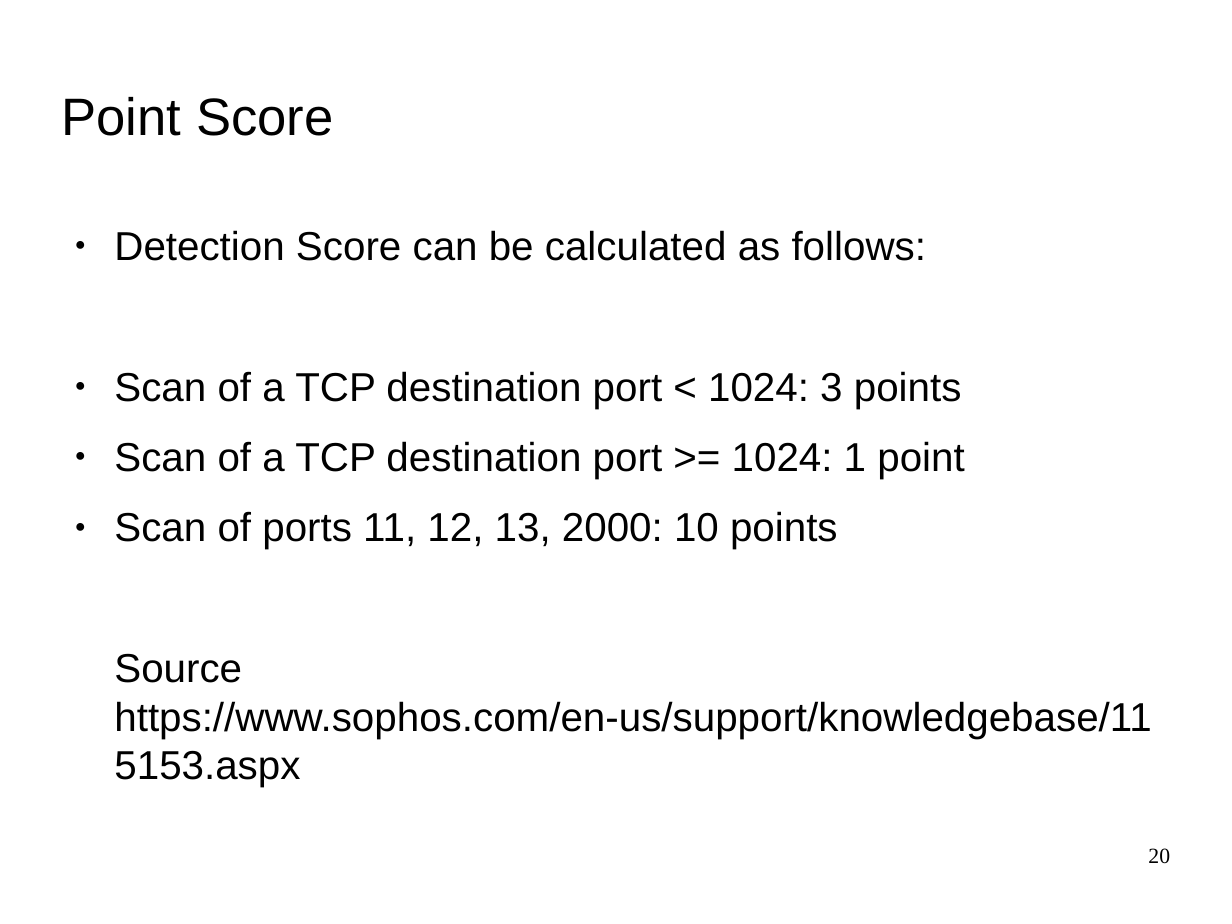
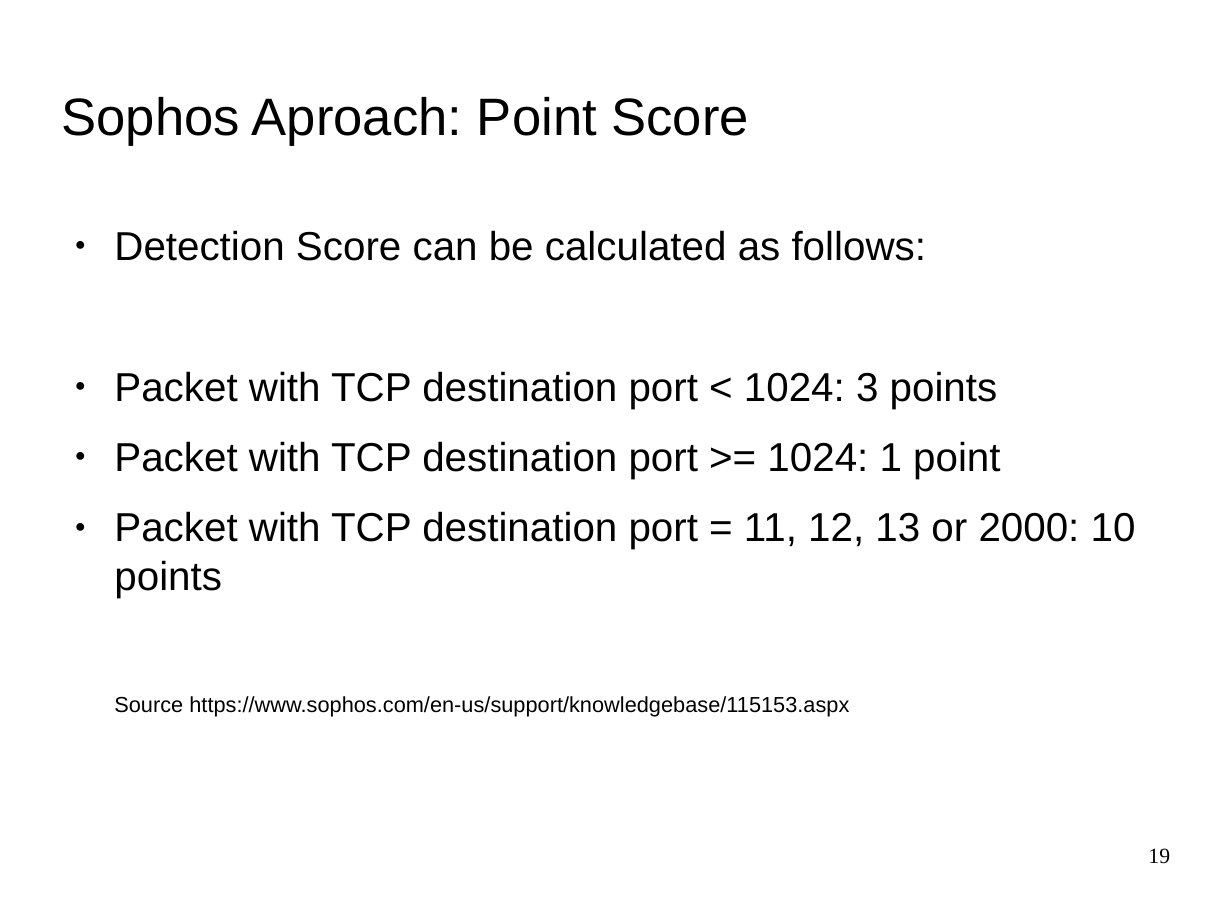
Before and after one commit to herrBez/PortScanner, a slide deck: slide 19 of slides/presentation.odp (slide 20 before the commit). Drawn at 1232x924 pixels with LibreOffice and Linux fonts; fonts in the diff are those of the drawing; background and template pictures are left out. Boxes give left, top, right and bottom in pixels: in the first picture for what was removed or moved away, otherwise in the second. Text is boxed around its words. In the diff, an @@ line names an element or a change of style, - is before the commit and + after.

```diff
--- a/slides/presentation.odp
+++ b/slides/presentation.odp
@@ title at (x1=62, y1=97, x2=748, y2=146): text changed @@
-Point Score
+Sophos Aproach: Point Score
@@ text at (x1=114, y1=371, x2=1136, y2=598): text changed @@
-● Scan of a TCP destination port < 1024: 3 points
-● Scan of a TCP destination port >= 1024: 1 point
-● Scan of ports 11, 12, 13, 2000: 10 points
+● Packet with TCP destination port < 1024: 3 points
+● Packet with TCP destination port >= 1024: 1 point
+● Packet with TCP destination port = 11, 12, 13 or 2000: 10 points
@@ text at (x1=114, y1=696, x2=849, y2=717): size 26 to 14 pt in "Source https://www.sophos.com/en-us/support/knowledgebase/11 ..." @@
@@ page number at (x1=1148, y1=848, x2=1170, y2=864): text changed @@
-20
+19
```
Also in this commit, not shown: 3 other slides changed, 1 slide removed, 3 other files.
